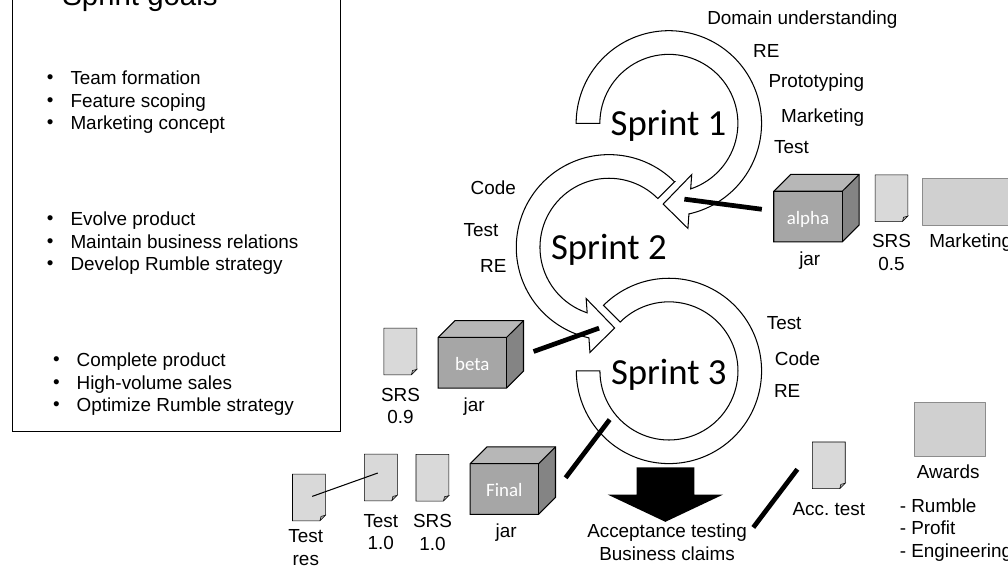
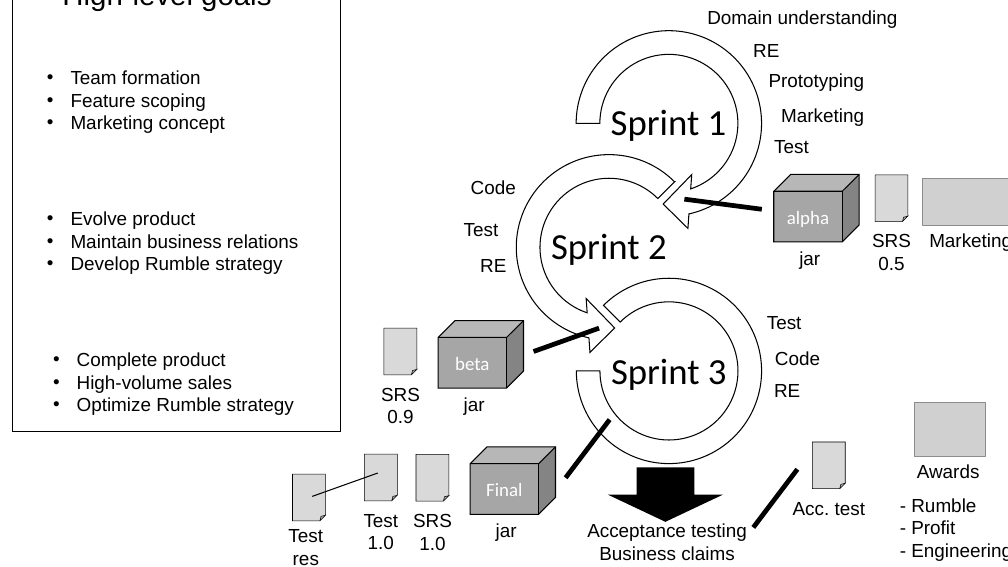
Before and after one commit to lunduniversity/introsofteng, a slide deck: slide 2 of project/rumble/etsa02_figures.pptx. Drawn at 1008x567 pixels with LibreOffice and Linux fonts; fonts in the diff are those of the drawing; grey boxes stand for pictures. Boxes give left, top, right and bottom in pixels: in the first picture for what was removed or moved away, otherwise in the second. Text is boxed around its words. In the diff, an @@ line names an element or a change of style, - is before the commit and + after.

Commit message:
Added eng-business-rumble goals

```diff
--- a/project/rumble/etsa02_figures.pptx
+++ b/project/rumble/etsa02_figures.pptx
@@ text at bbox=[62, 0, 271, 11]: text changed @@
-Sprint goals
+High-level goals
```
Also in this commit, not shown: 1 other slide changed, 2 slides added.
